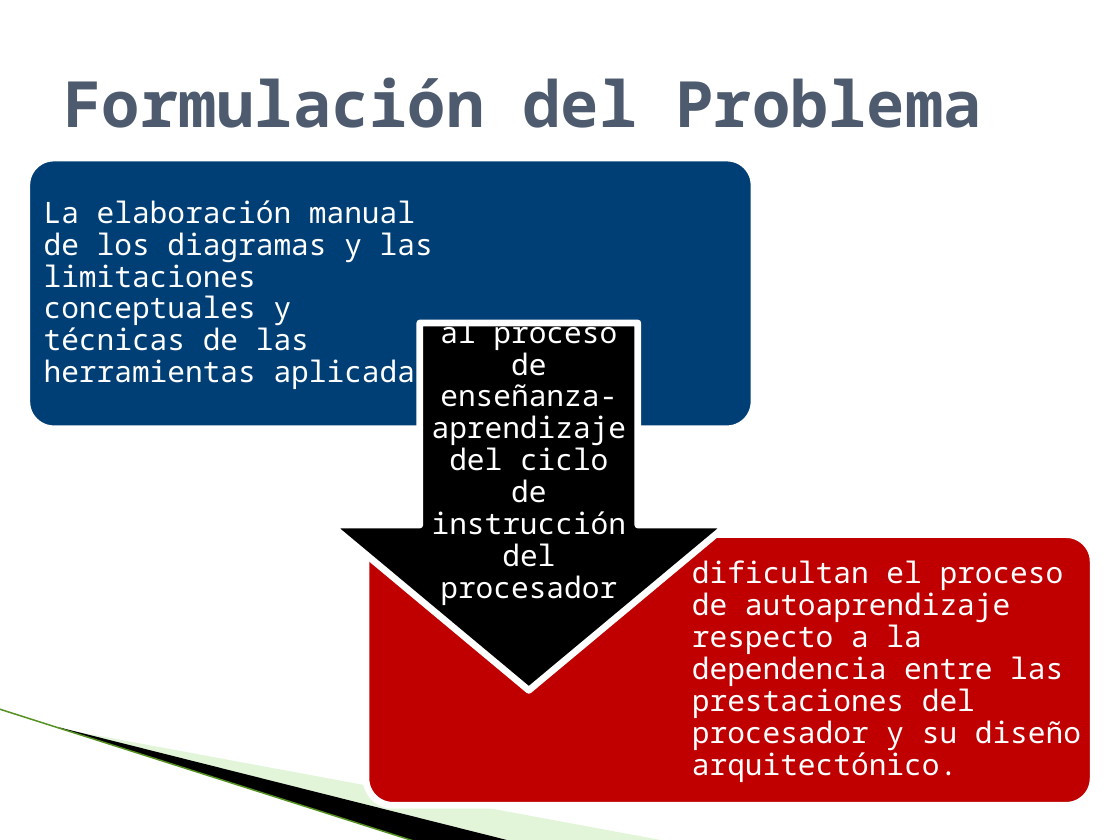
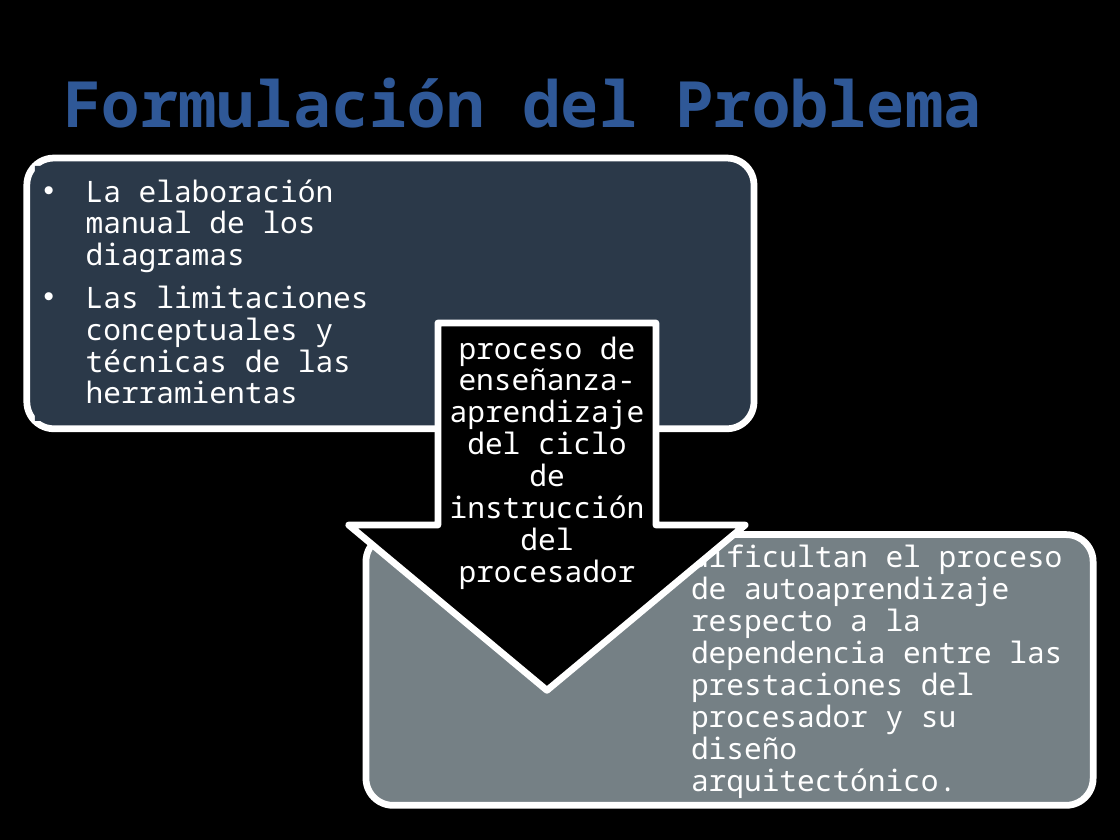
Before and after one commit to paoloadrian/DocumentacionCIHI, a slide deck: slide 12 of defensa publica.pptx (slide 14 before the commit). Drawn at 1120x840 pixels with LibreOffice and Linux fonts; fonts in the diff are those of the drawing; background and template pictures are left out. Boxes give left, top, right and bottom in pixels: in the first picture for what was removed or moved away, otherwise in the second. Text is boxed around its words. In the diff, an @@ line names an element or a change of style, - is before the commit and + after.

```diff
--- a/defensa publica.pptx
+++ b/defensa publica.pptx
@@ background #FFFFFF to #000000 @@
@@ title "Formulación del Problema" at [64, 77, 982, 128]: text colour #4E5B6F to #2F5897 @@
@@ rounded rectangle at [27, 158, 754, 429]: fill #003F75 to #2B3949 @@
@@ rectangle "La elaboración manual de los ...": place and size @@
-rectangle "La elaboración manual de los ..." at [44, 200, 433, 390]
+rectangle "La elaboración manual de los ..." at [35, 166, 459, 421]
@@ rectangle "La elaboración manual de los ..." at [35, 166, 459, 421]: fill none to #2B3949 @@
@@ text in rectangle at [86, 179, 368, 404]: text changed @@
-La elaboración manual de los diagramas y las limitaciones conceptuales y técnicas de las herramientas aplicadas
+• La elaboración manual de los diagramas
+• Las limitaciones conceptuales y técnicas de las herramientas
@@ down arrow: place and size @@
-down arrow at [330, 323, 727, 690]
+down arrow at [348, 323, 745, 690]
@@ text at [450, 336, 645, 589]: text changed @@
-al proceso de enseñanza-aprendizaje del ciclo de instrucción del procesador
+proceso de enseñanza-aprendizaje del ciclo de instrucción del procesador
@@ rounded rectangle at [366, 534, 1093, 805]: fill #C00000 to #758085 @@
@@ rectangle "dificultan el proceso de autoaprendizaje ...": place and size @@
-rectangle "dificultan el proceso de autoaprendizaje ..." at [692, 556, 1081, 782]
+rectangle "dificultan el proceso de autoaprendizaje ..." at [682, 542, 1081, 797]
@@ rectangle "dificultan el proceso de autoaprendizaje ..." at [682, 542, 1081, 797]: fill none to #758085 @@
@@ line removed from (0, 709) to (416, 840) @@
@@ freeform shape removed at [59, 727, 512, 840] @@
@@ freeform shape removed at [62, 728, 666, 840] @@
```
Also in this commit, not shown: 27 other slides changed, 19 slides added, 20 slides removed.
